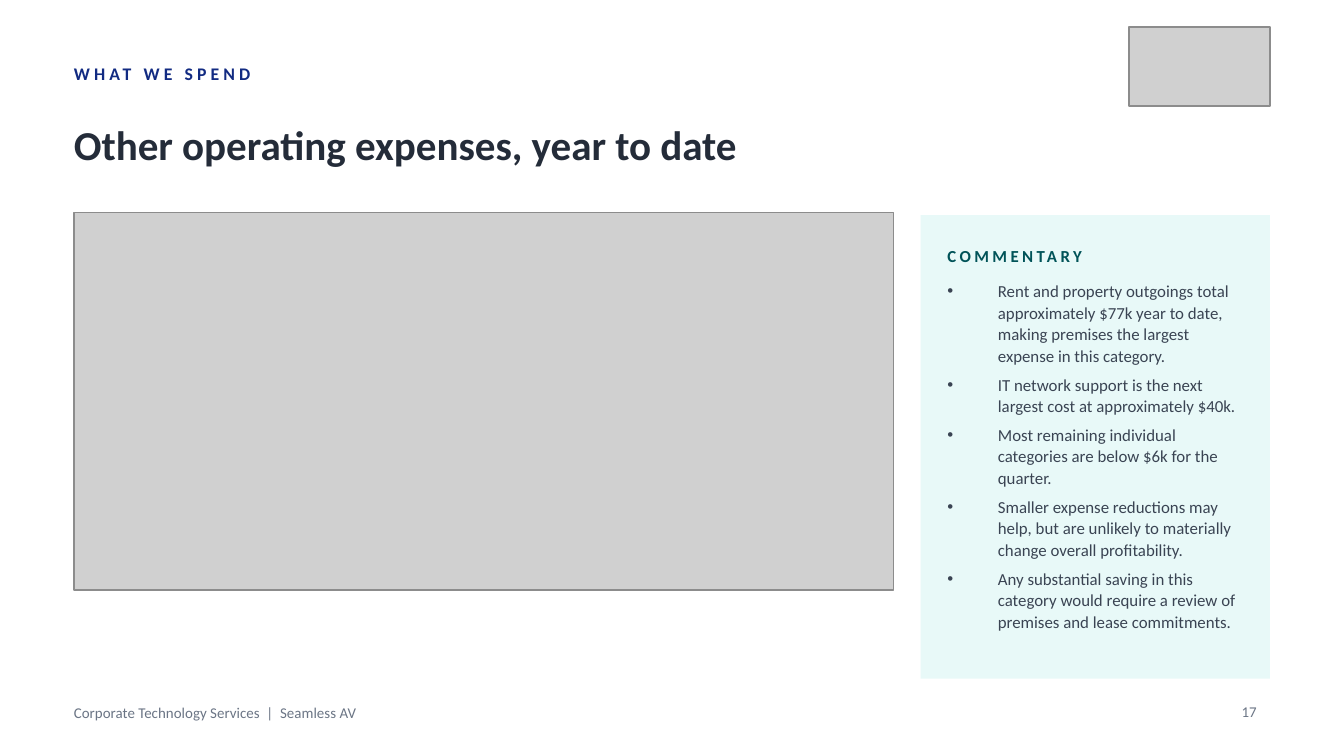
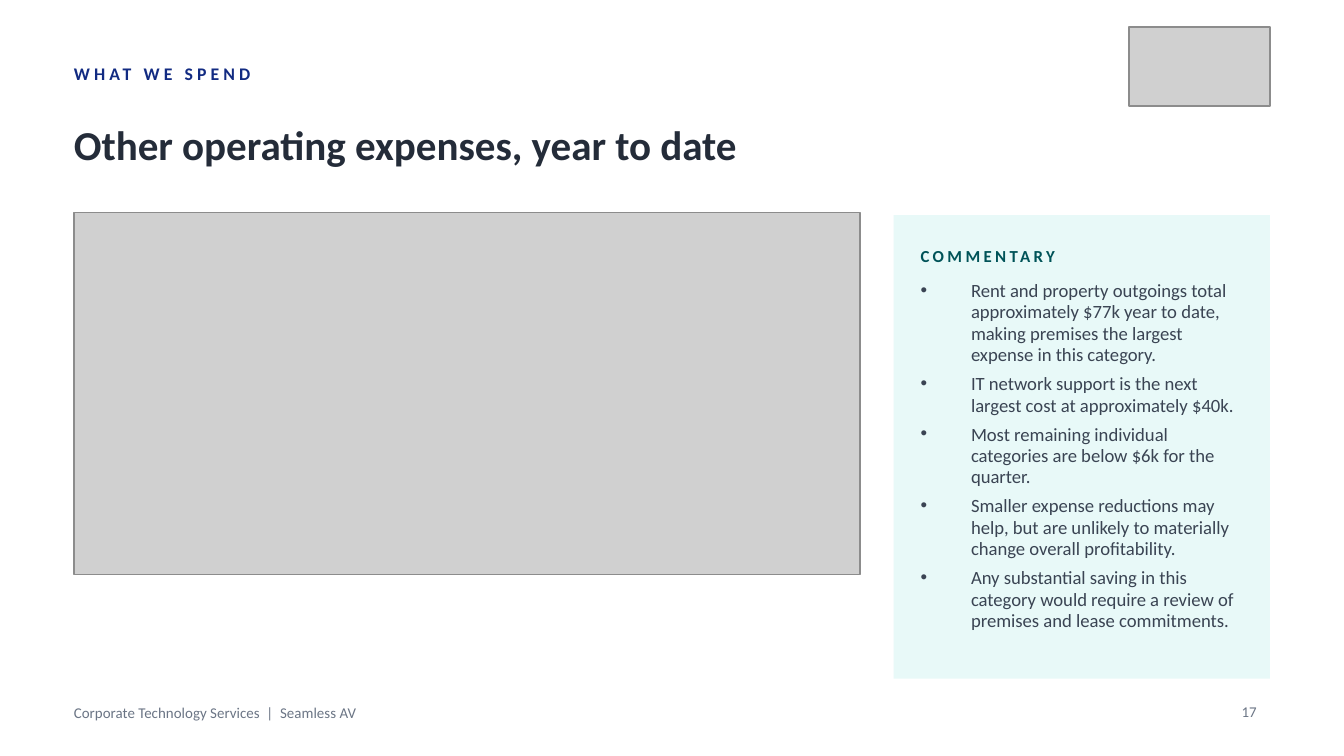
Before and after one commit to WesleyNelson-O33/Claude, a slide deck: slide 17 of deck/CTS Monthly Business Review - 30092026.pptx. Drawn at 1344x756 pixels with LibreOffice and Linux fonts; fonts in the diff are those of the drawing; grey boxes stand for pictures. Boxes give left, top, right and bottom in pixels: in the first picture for what was removed or moved away, otherwise in the second. Text is boxed around its words. In the diff, an @@ line names an element or a change of style, - is before the commit and + after.

```diff
--- a/deck/CTS Monthly Business Review - 30092026.pptx
+++ b/deck/CTS Monthly Business Review - 30092026.pptx
@@ picture resized from (x1=74, y1=212, x2=894, y2=590) to (x1=74, y1=212, x2=860, y2=574) @@
@@ rectangle resized from (x1=921, y1=215, x2=1270, y2=679) to (x1=894, y1=215, x2=1270, y2=679) @@
@@ text "COMMENTARY" rewrapped from (x1=948, y1=239, x2=1243, y2=273) to (x1=921, y1=239, x2=1243, y2=273) @@
@@ text "Rent and property outgoings total ..." moved from (x1=998, y1=285, x2=1235, y2=631) to (x1=971, y1=284, x2=1233, y2=630) @@
@@ text "Rent and property outgoings total ..." at (x1=971, y1=284, x2=1233, y2=630): size 9 to 10 pt @@
```
Also in this commit, not shown: 20 other slides changed, 1 other file.
